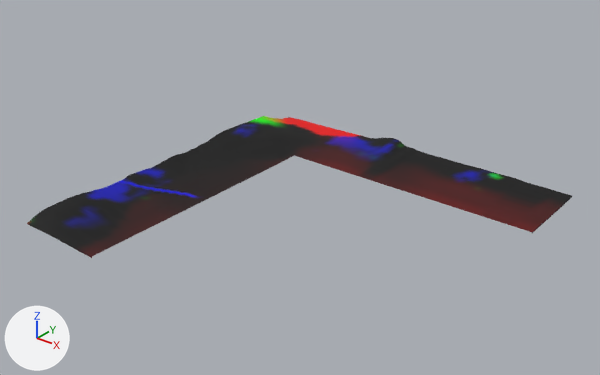
What one commit did to the glTF model dushanbe_city/assets/terrain/coast_-400_-400_400.glb.
The view is the same before and after, from a camera (50 mm lens) standing at (270.0, -402.0, 396.0) and looking at (-212.0, 201.0, 22.0). The axes (+X, +Y, +Z) are drawn at lower left. The lights are the same throughout. The first picture is the older version. Vertices at exactly the same position are counted once.

Script lines for the objects in view, before the commit:
```python
me_terrain = bpy.data.meshes.new('terrain')
me_terrain.from_pydata(...)  # 4817 vertices, 9224 faces; spans x -200.0..200.0, y -200.0..200.0, z -5.0..11.0
me_terrain.materials.append(mat_terrain)
ob_terrain = bpy.data.objects.new('terrain', me_terrain)
ob_terrain.location = (-200.0, 200.0, 0.0)
```
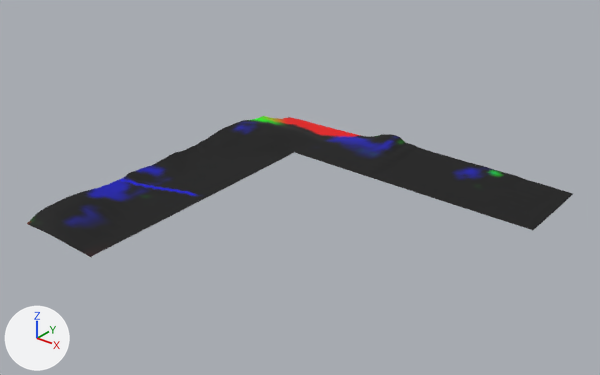
Boxes [x1, y1, x2, y2] around the edits, measured in the pictures (600 x 375 px; the box of a moved part takes in the faces that stretch with it):
'terrain', reshaped: before [27, 116, 572, 258]; after [27, 116, 573, 258]
part 1 of me_terrain, moved or reshaped: before [353, 170, 572, 233]; after [354, 168, 573, 231]
part 2 of me_terrain, moved or reshaped: before [140, 144, 275, 188]; after [140, 141, 274, 186]
part 3 of me_terrain, moved or reshaped: before [243, 122, 378, 146]; after [243, 120, 377, 143]
part 4 of me_terrain, moved or reshaped: before [203, 124, 485, 178]; after [203, 121, 488, 175]
part 5 of me_terrain, moved or reshaped: before [361, 138, 405, 149]; after [362, 134, 406, 145]
part 6 of me_terrain, recoloured: [81, 130, 559, 258] in both
part 7 of me_terrain, recoloured: [33, 132, 565, 252] in both

Diff of the bpy script that builds the scene:
```diff
--- a/dushanbe_city/assets/terrain/coast_-400_-400_400.glb.py
+++ b/dushanbe_city/assets/terrain/coast_-400_-400_400.glb.py
@@ me_terrain @@
 # used by ob_terrain; location = (-200.0, 200.0, 0.0)
-me_terrain.from_pydata(...)  # 4817 vertices, 9224 faces; spans x -200.0..200.0, y -200.0..200.0, z -5.0..11.0
+me_terrain.from_pydata(...)  # 4817 vertices, 9224 faces; spans x -200.0..200.0, y -200.0..200.0, z -5.0..15.0
+# me_terrain part 1: 1023 of the vertices in x -12.0..200.0, y 100.0..200.0, z -2.0..3.0 are moved by (0.0, 0.0, 3.0)
+# me_terrain part 2: 579 of the vertices in x -200.0..-100.0, y -52.0..60.0, z 0.0..7.0 are moved by (0.0, 0.0, 3.0)
+# me_terrain part 3: 74 of the vertices in x -200.0..-52.0, y 124.0..200.0, z 0.0..10.0 are moved by (0.0, 0.0, 3.0)
+# me_terrain part 4: 1479 of the vertices in x -200.0..100.0, y 48.0..200.0, z 0.0..11.0 are moved by (0.0, 0.0, 4.0)
+# me_terrain part 5: 44 of the vertices in x -48.0..-12.0, y 172.0..200.0, z 1.0..9.0 are moved by (0.0, 0.0, 5.0)
+# me_terrain part 6: 1980 faces centred in x -149.0..200.0, y -200.0..200.0, z -1.0..1.0 are repainted in the vertex colours; the middle colour goes from dark red #4d0000 to black #000000
+# me_terrain part 7: 2622 faces centred in x -191.0..200.0, y -200.0..200.0, z -1.0..7.0 are repainted in the vertex colours; the middle colour goes from black #220000 to black #000000
+# other edits to the shape of me_terrain do not show in these pictures
 me_terrain.materials.append(mat_terrain)
```
